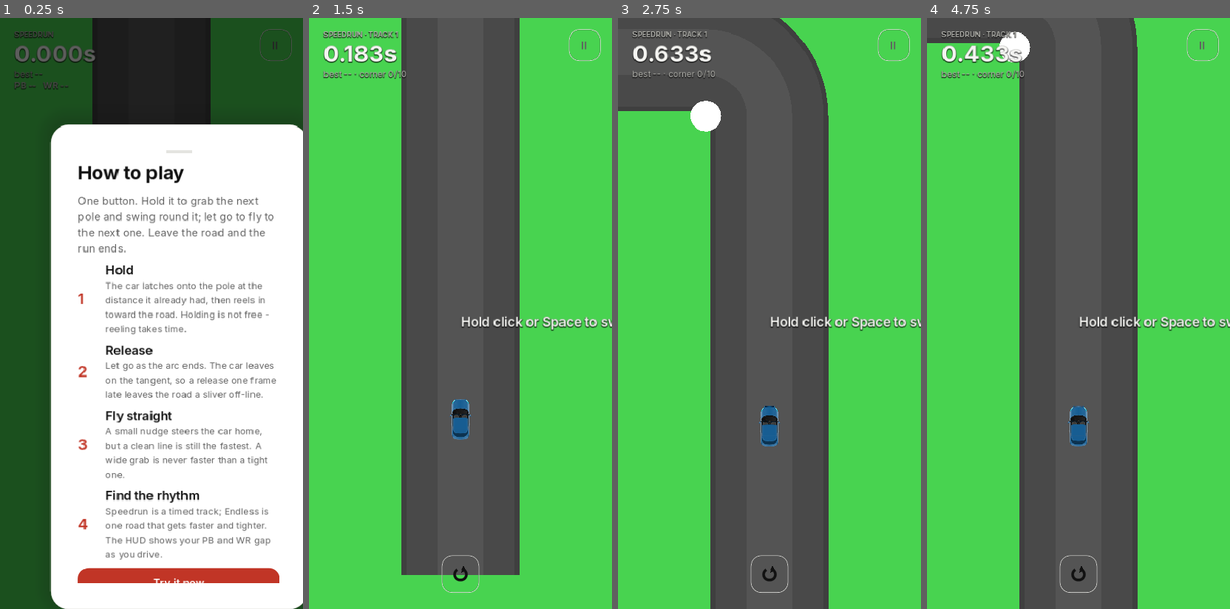
Above: before the commit, frames 1-4 (left to right).
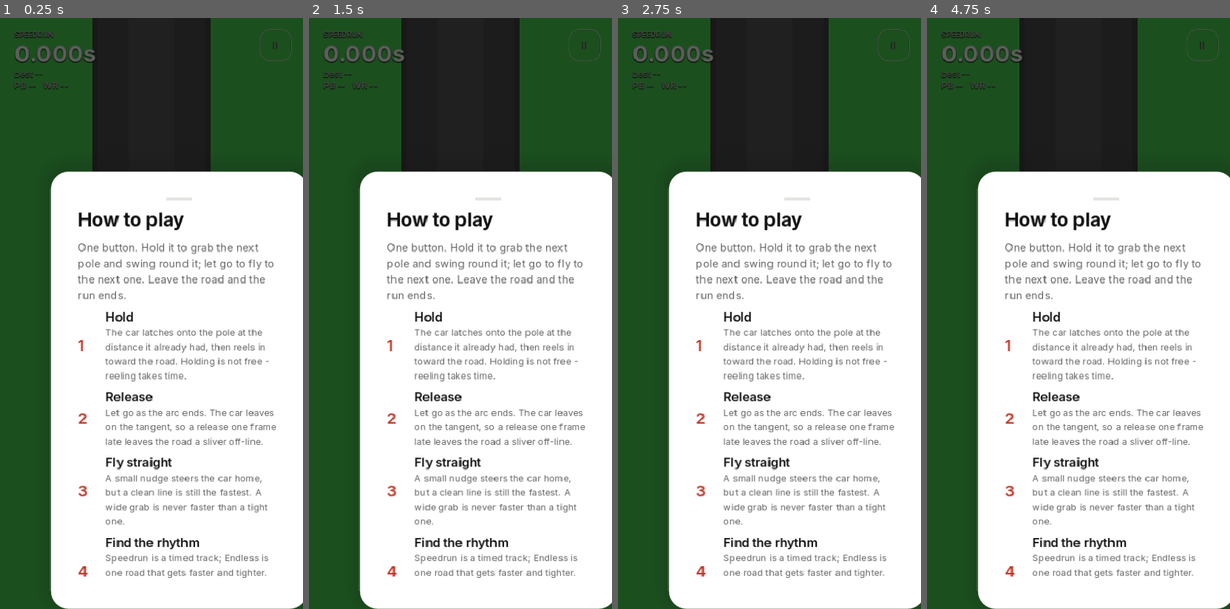
Above: after the commit, the same moments.

Repository: PolarNA0/Driftslinger-race
Game: Godot game, scene res://scenes/main.tscn
Same seed, same stepped clock (60 frames per second), same inputs: the game is played once before the commit and once after it.
Inputs (mouse positions are in pixels of both pictures, inside the frame that each line leads up to):
- Up to frame 1 (0.25 s): no input
- Up to frame 2 (1.5 s): click "II" at 0.5 s; click (487, 579) at 1.25 s, where only the run before the commit has a clickable "Try it now"
- Up to frame 3 (2.75 s): tap Enter at 2 s; move the mouse to (836, 283) at 2.02 s; hold Right from 2.03 s (still down); tap R at 2.1 s; click (836, 283) at 2.17 s; tap Space at 2.27 s
- Up to frame 4 (4.75 s): release Right at 2.75 s; drag from (1017, 343) to (1063, 431) at 2.77 s; move the mouse to (1108, 183) at 3.52 s; hold Right 3.53-4.25 s; tap Shift at 3.6 s; click (1105, 266) at 4.25 s, where only the run before the commit has a clickable "Try again"

The runs differ from the first frame. In frame 1, 19% of the frame differs, in the area x 16-100%, y 18-100%; in frame 2, 100%; in frame 3, 100%; in frame 4, 100%, in the area x 0-100%, y 0-100%.

Commit message:
Fit each bottom sheet to its content
Short sheets (pause, crash, replay) no longer reserve the full 82% height, and
the tutorial/finish sheets are sized to their content. Board and history rows
expand into the sheet instead of leaving a blank tail.

Co-authored-by: openhands <openhands@all-hands.dev>

Diff:
--- a/godot/scripts/app.gd
+++ b/godot/scripts/app.gd
@@ -1705,6 +1705,7 @@
 
 	var scroll := ScrollContainer.new()
 	scroll.custom_minimum_size = Vector2(0, 300)
+	scroll.size_flags_vertical = Control.SIZE_EXPAND_FILL
 	col.add_child(scroll)
 	lb_rows = _col(2)
 	lb_rows.size_flags_horizontal = Control.SIZE_EXPAND_FILL
@@ -1837,6 +1838,7 @@
 	col.add_child(hist_sub)
 	var scroll := ScrollContainer.new()
 	scroll.custom_minimum_size = Vector2(0, 320)
+	scroll.size_flags_vertical = Control.SIZE_EXPAND_FILL
 	col.add_child(scroll)
 	hist_rows = _col(2)
 	hist_rows.size_flags_horizontal = Control.SIZE_EXPAND_FILL
@@ -2102,7 +2104,7 @@
 # =============================================================================
 
 func _build_dead() -> void:
-	var col := _new_overlay("dead")
+	var col := _new_overlay("dead", "", 0.52)
 	dead_tag = _style_title(_label("Crashed", 26))
 	col.add_child(dead_tag)
 	dead_dist = _label("", 30)
@@ -2115,7 +2117,7 @@
 
 
 func _build_finish() -> void:
-	var col := _new_overlay("finish")
+	var col := _new_overlay("finish", "", 0.68)
 	finish_tag = _style_title(_label("Finished", 26))
 	col.add_child(finish_tag)
 	finish_time = _label("", 30)
@@ -2148,7 +2150,7 @@
 
 
 func _build_replay_done() -> void:
-	var col := _new_overlay("replay_done")
+	var col := _new_overlay("replay_done", "", 0.42)
 	replay_tag = _style_title(_label("Replay", 26))
 	col.add_child(replay_tag)
 	replay_sub = _label("", 16)
@@ -2168,7 +2170,7 @@
 # The first-run lesson. It is deliberately short: one idea per card row, and the
 # primary button drops straight into a run so the player learns by doing.
 func _build_tutorial() -> void:
-	var col := _new_overlay("tutorial", "How to play")
+	var col := _new_overlay("tutorial", "How to play", 0.74)
 	var lead := _label("One button. Hold it to grab the next pole and swing round it; let go to fly to the next one. Leave the road and the run ends.", 15)
 	lead.add_theme_color_override("font_color", UiTheme.INK_DIM)
 	lead.autowrap_mode = TextServer.AUTOWRAP_WORD_SMART
@@ -2215,7 +2217,7 @@
 
 
 func _build_pause() -> void:
-	var col := _new_overlay("pause", "Paused")
+	var col := _new_overlay("pause", "Paused", 0.45)
 	col.add_child(_primary_button("Resume", func():
 		_hide_overlays()
 		audio.pause_all(false)
